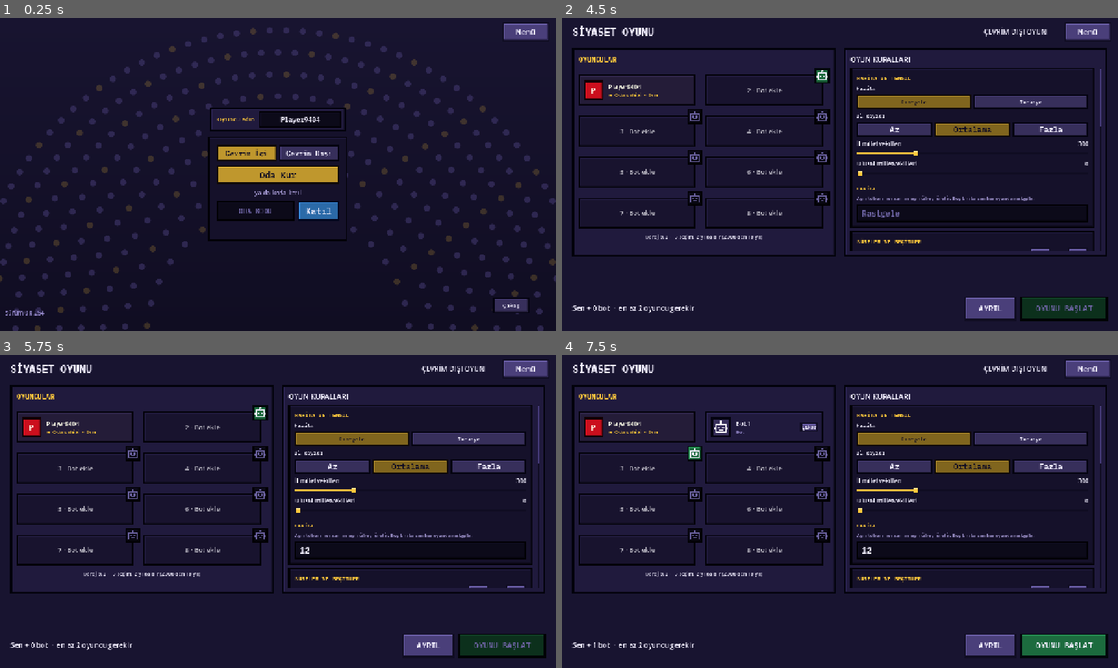
Above: before the commit, frames 1-4 (two rows, left to right).
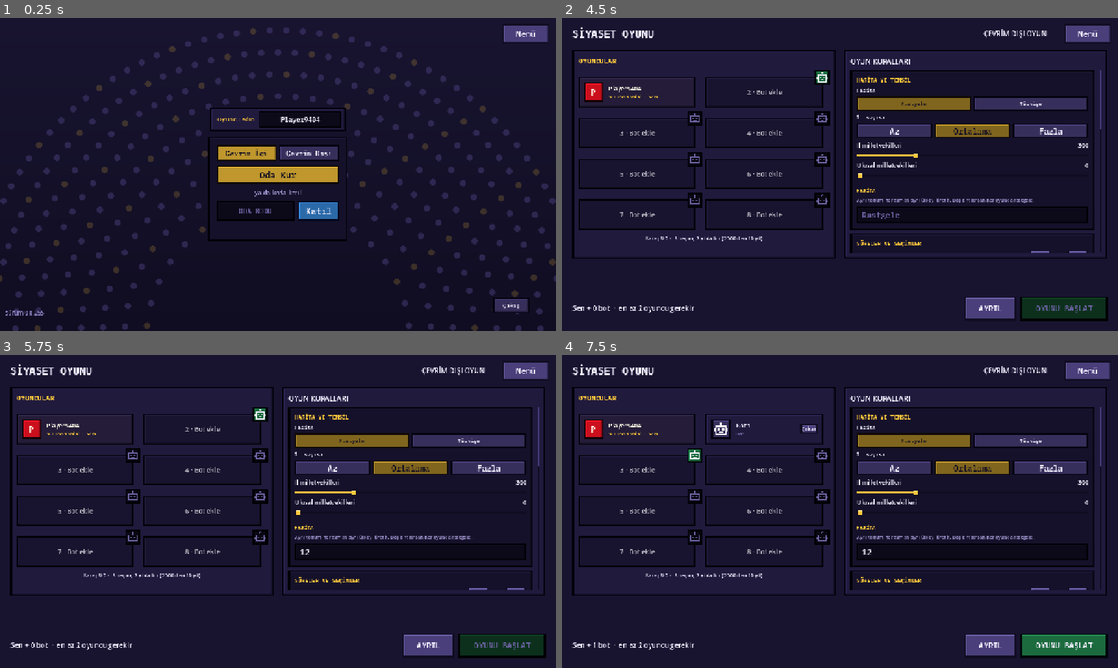
Above: after the commit, the same moments.

Repository: TriQue06/siyaset_oyunu_test_experimental
Game: Godot game, scene res://scenes/Lobby.tscn
Same seed, same stepped clock (60 frames per second), same inputs: the game is played once before the commit and once after it. Sound files missing from this copy of the repository are replaced by a short silence.
Inputs (mouse positions are in pixels of both pictures, inside the frame that each line leads up to; where the layout moved, square brackets give the same spot in the first picture):
- Up to frame 1 (0.25 s): no input
- Up to frame 2 (4.5 s): click (817, 212) at 0.52 s; type "12" at 0.6 s; click "Menü" at 1.25 s; click "DEVAM ET · ESC" at 2 s; click "Çevrim İçi" at 2.75 s; click "Çevrim Dışı" at 3.5 s; click "Botlarla Oyna" at 4.25 s
- Up to frame 3 (5.75 s): click (411, 549) at 5.02 s; type "12" at 5.1 s
- Up to frame 4 (7.5 s): click "Menü" at 5.75 s; click "DEVAM ET · ESC" at 6.5 s; click (823, 414) [823, 411] at 7.25 s

The runs differ from the first frame. In frame 1, 0.2% of the frame differs, in the area x 7-99%, y 1-96%; in frame 2, 10%; in frame 3, 10%; in frame 4, 10%, in the area x 1-99%, y 1-77%.

Commit message:
Sürüm 0.0.255: tur süresi şeridi üst banttan ayrı
Co-Authored-By: Claude Opus 5.5 <noreply@anthropic.com>

Diff:
--- a/siyaset-oyunu/project.godot
+++ b/siyaset-oyunu/project.godot
@@ -11,7 +11,7 @@
 [application]
 
 config/name="Siyaset Oyunu"
-config/version="0.0.254"
+config/version="0.0.255"
 run/main_scene="res://scenes/Lobby.tscn"
 config/quit_on_go_back=false
 config/features=PackedStringArray("4.7", "Forward Plus")
--- a/siyaset-oyunu/scenes/SettingsOverlay.tscn
+++ b/siyaset-oyunu/scenes/SettingsOverlay.tscn
@@ -14,9 +14,9 @@
 anchor_left = 1.0
 anchor_right = 1.0
 offset_left = -124.0
-offset_top = 10.0
+offset_top = 14.0
 offset_right = -16.0
-offset_bottom = 54.0
+offset_bottom = 58.0
 grow_horizontal = 0
 text = "Menü"
 
--- a/siyaset-oyunu/scripts/game_screen.gd
+++ b/siyaset-oyunu/scripts/game_screen.gd
@@ -690,7 +690,8 @@
 		_strip_bg.mouse_filter = Control.MOUSE_FILTER_IGNORE
 		add_child(_strip_bg)
 		move_child(_strip_bg, 1)
-	_set_rect(_strip_bg, _r(R_BAND))
+	# 0.0.255: bant sayaç şeridinin ALTINDAN başlar (ikisi üst üste binmez).
+	_set_rect(_strip_bg, _r(Rect2(0, TIMER_BAR_HEIGHT, 1280, R_BAND.size.y - TIMER_BAR_HEIGHT)))
 	_place_date_chip(map_rect)
 
 	# SKOR TABLOSU (sol): VEKİL ve PUAN sekmeleri.
@@ -860,8 +861,8 @@
 		_timer_bar.mouse_filter = Control.MOUSE_FILTER_IGNORE
 		_timer_bar.z_index = 8
 		add_child(_timer_bar)
-	_band_period.position = _r(Rect2(16, 12, 0, 0)).position
-	_date_label.position = _r(Rect2(16, 38, 0, 0)).position
+	_band_period.position = _r(Rect2(16, 16, 0, 0)).position
+	_date_label.position = _r(Rect2(16, 42, 0, 0)).position
 	# Üst banttaki kutular (gündem, sıra) sağdaki Menü düğmesiyle AYNI üst ve
 	# alt kenarda durur (Menü SettingsOverlay'de, ölçeklenmeyen piksellerle).
 	var menu := _menu_button_rect()
@@ -876,7 +877,8 @@
 	_refresh_band_turn()
 	_refresh_timer_bar()
 
-const TIMER_BAR_HEIGHT := 7.0
+## Sayaç şeridi ekranın en üstünde kendi satırında (bant 8–64 arası).
+const TIMER_BAR_HEIGHT := 8.0
 
 ## Sağ üstteki Menü düğmesinin ekrandaki dikdörtgeni (yoksa tasarım değeri).
 func _menu_button_rect() -> Rect2:
@@ -884,7 +886,7 @@
 	var button: Control = overlay.get_node_or_null("%OpenSettingsButton") if overlay != null else null
 	if button != null and button.size.y > 0.0:
 		return button.get_global_rect()
-	return Rect2(get_viewport_rect().size.x - 124.0, 10.0, 108.0, 44.0)
+	return Rect2(get_viewport_rect().size.x - 124.0, 14.0, 108.0, 44.0)
 
 func _refresh_band_date() -> void:
 	if _band_period == null:
--- a/siyaset-oyunu/scripts/room_lobby.gd
+++ b/siyaset-oyunu/scripts/room_lobby.gd
@@ -720,8 +720,8 @@
 	margin.set_anchors_and_offsets_preset(Control.PRESET_FULL_RECT)
 	for side in ["left", "top", "right", "bottom"]:
 		margin.add_theme_constant_override("margin_" + side, 24)
-	# Başlık satırı sağ üstteki Menü düğmesiyle aynı hizada (üst 10, yükseklik 44).
-	margin.add_theme_constant_override("margin_top", 10)
+	# Başlık satırı sağ üstteki Menü düğmesiyle aynı hizada (üst 14, yükseklik 44).
+	margin.add_theme_constant_override("margin_top", 14)
 	add_child(margin)
 	var root_box := VBoxContainer.new()
 	root_box.add_theme_constant_override("separation", 16)
Not shown, changed: siyaset-oyunu/export_presets.cfg
